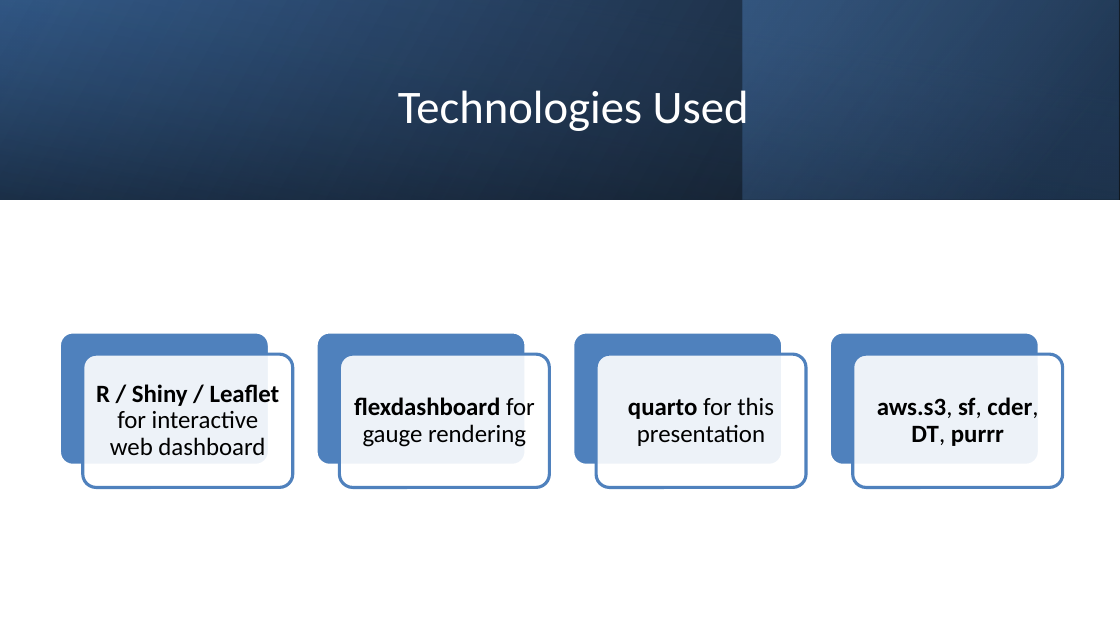
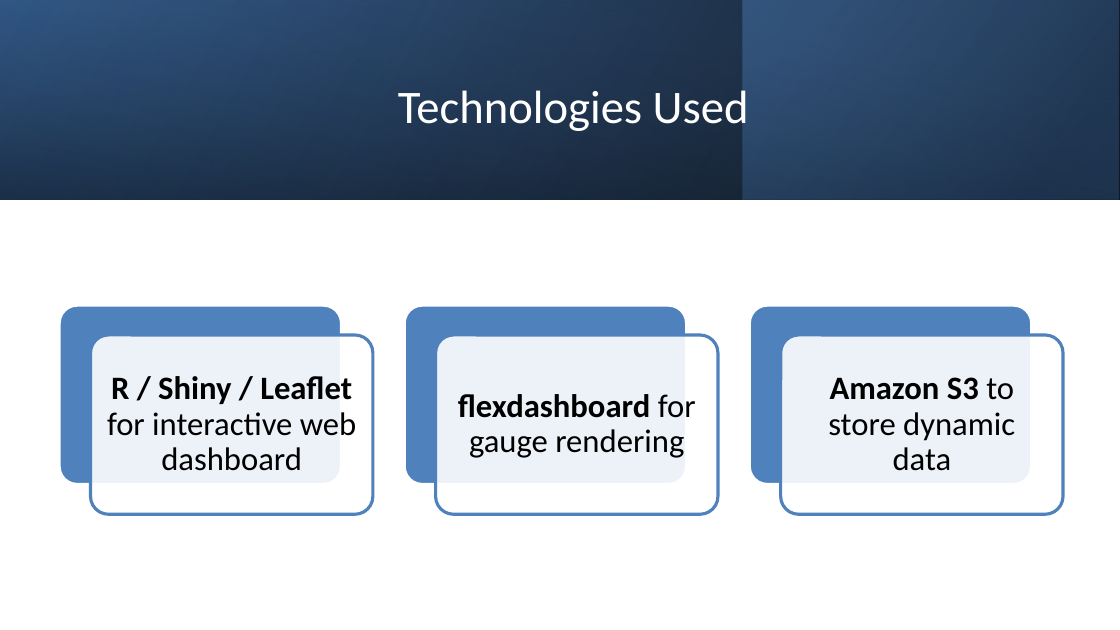
Before and after one commit to CAWaterBoardDataCenter/scott-shasta-flow-dashboard, a slide deck: slide 5 of presentation/scott-shasta-presentation-final.pptx. Drawn at 1120x630 pixels with LibreOffice and Linux fonts; fonts in the diff are those of the drawing. Boxes give left, top, right and bottom in pixels: in the first picture for what was removed or moved away, otherwise in the second. Text is boxed around its words. In the diff, an @@ line names an element or a change of style, - is before the commit and + after.

Commit message:
working on pptx

```diff
--- a/presentation/scott-shasta-presentation-final.pptx
+++ b/presentation/scott-shasta-presentation-final.pptx
@@ rounded rectangle: place and size @@
-rounded rectangle at <box>59,332,269,465</box>
+rounded rectangle at <box>59,306,342,485</box>
@@ rounded rectangle: place and size @@
-rounded rectangle at <box>316,332,525,465</box>
+rounded rectangle at <box>404,306,687,485</box>
@@ rounded rectangle: place and size @@
-rounded rectangle at <box>830,332,1039,465</box>
+rounded rectangle at <box>749,306,1032,485</box>
@@ rounded rectangle: place and size @@
-rounded rectangle at <box>83,354,292,487</box>
+rounded rectangle at <box>91,335,373,514</box>
@@ text "R / Shiny / Leaflet ...": place and size @@
-text "R / Shiny / Leaflet ..." at <box>96,384,280,455</box>
+text "R / Shiny / Leaflet ..." at <box>107,376,356,471</box>
@@ text "R / Shiny / Leaflet ..." at <box>107,376,356,471</box>: size 16 to 21 pt; more space between paragraphs @@
@@ rounded rectangle: place and size @@
-rounded rectangle at <box>596,354,805,487</box>
+rounded rectangle at <box>436,335,718,514</box>
@@ text "flexdashboard for gauge rendering" at <box>458,394,696,458</box>: size 16 to 21 pt; more space between paragraphs @@
@@ text "flexdashboard for gauge rendering": place and size @@
-text "flexdashboard for gauge rendering" at <box>354,397,535,447</box>
+text "flexdashboard for gauge rendering" at <box>458,394,696,458</box>
@@ rounded rectangle: place and size @@
-rounded rectangle at <box>852,354,1062,487</box>
+rounded rectangle at <box>781,335,1063,514</box>
@@ text added at <box>828,377,1015,471</box>, 21 pt, text #000000 @@
+Amazon S3 to store dynamic data
@@ group removed at <box>339,332,1038,487</box>: 2 rounded rectangles, 2 texts @@
-quarto for this presentation
-aws.s3, sf, cder, DT, purrr
```
Also in this commit, not shown: 2 other slides changed, 1 slide added.
